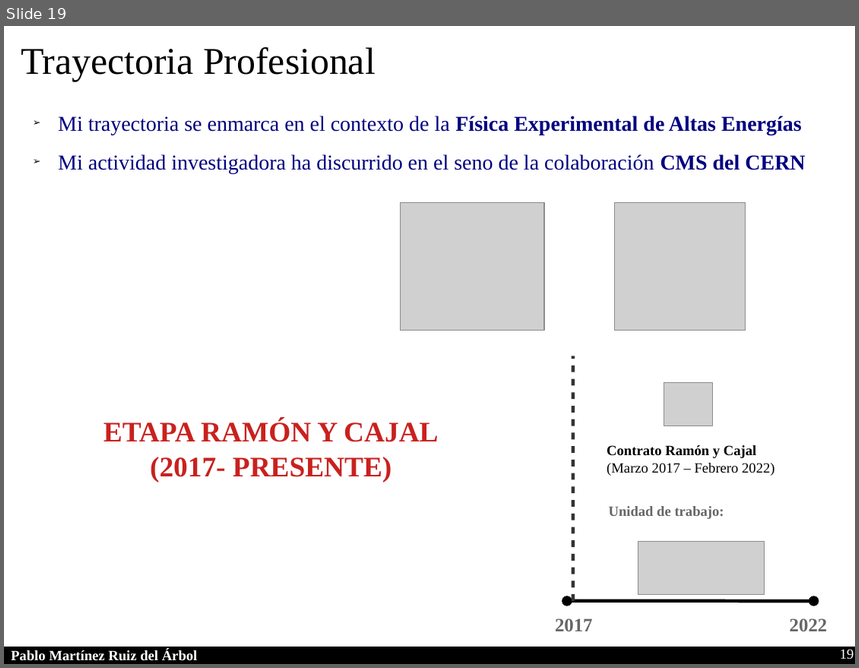
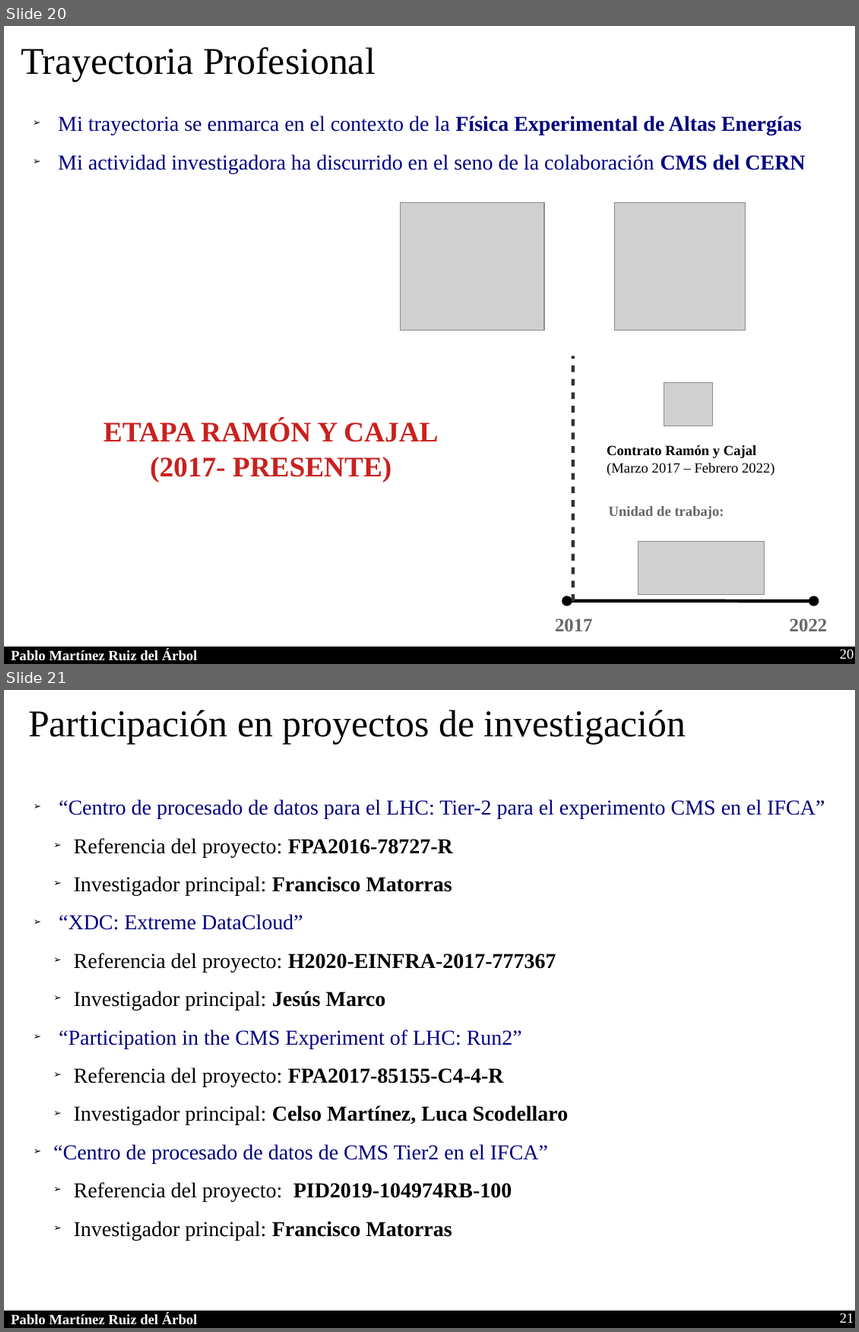
Before and after one commit to parbol/Plaza, a slide deck: Presentacion/Presentacion.odp. Shown one above the other, each under a label of ours: slide 19 before the commit, slides 20 and 21 after it. The pictures are 859x668 and 859x1332 pixels, drawn with LibreOffice and Linux fonts; fonts in the diff are those of the drawing; grey boxes stand for pictures. Boxes give left, top, right and bottom in pixels: in the first picture for what was removed or moved away, otherwise in the second. Text is boxed around its words. In the diff, an @@ line names an element or a change of style, - is before the commit and + after.

```diff
--- a/Presentacion/Presentacion.odp
+++ b/Presentacion/Presentacion.odp
@@ slide 21 added at [4, 690, 855, 1328], background #FFFFFF; not listed: 2 template elements that a slide beside it also shows @@
@@ text added at [28, 710, 686, 744], 32 pt, text #000000 @@
+Participación en proyectos de investigación
@@ text added at [53, 799, 825, 1240], 18 pt, text #000000 @@
+➢ “Centro de procesado de datos para el LHC: Tier-2 para el experimento CMS en el IFCA”
+  ➢ Referencia del proyecto: FPA2016-78727-R
+  ➢ Investigador principal: Francisco Matorras
+➢ “XDC: Extreme DataCloud”
+  ➢ Referencia del proyecto: H2020-EINFRA-2017-777367
+  ➢ Investigador principal: Jesús Marco
+➢ “Participation in the CMS Experiment of LHC: Run2”
+  ➢ Referencia del proyecto: FPA2017-85155-C4-4-R
+  ➢ Investigador principal: Celso Martínez, Luca Scodellaro
+➢ “Centro de procesado de datos de CMS Tier2 en el IFCA”
+  ➢ Referencia del proyecto: PID2019-104974RB-100
+  ➢ Investigador principal: Francisco Matorras
@@ page number added at [840, 1313, 854, 1323], 12 pt, text #FFFFFF @@
+21
@@ what was slide 19 is now slide 20 @@
@@ page number at [840, 649, 854, 659]: text changed @@
-19
+20
```
Also in this commit, not shown: 2 slides changed, 2 other slides added, 1 slide removed.
